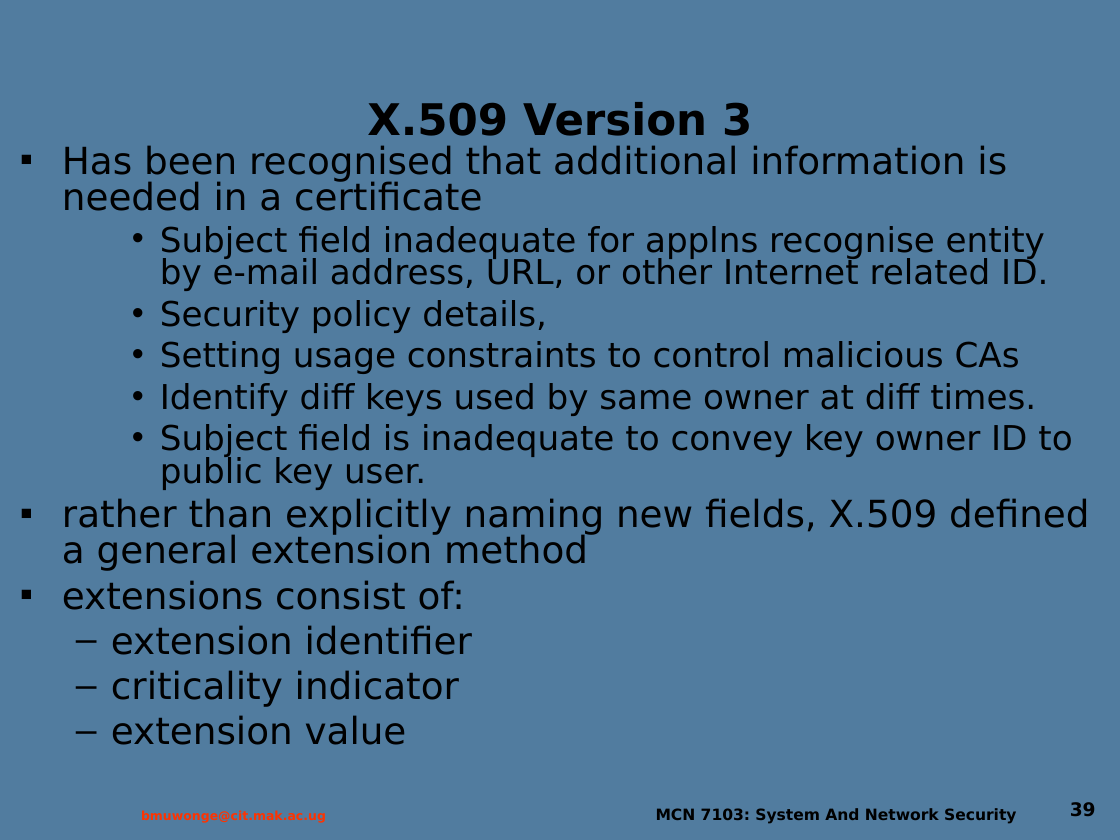
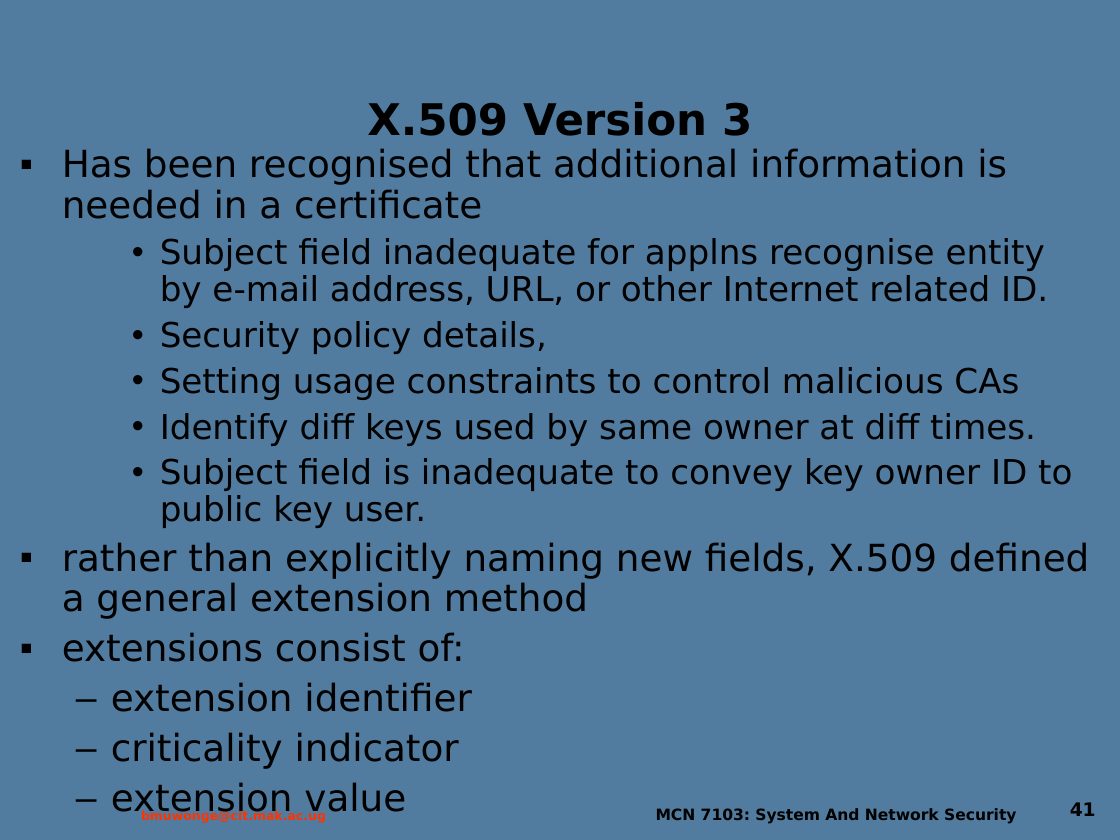
Before and after one commit to Dihfahsih1/Masters-Software-Engineering, a slide deck: slide 41 of yr-sem1/System and Network Security/Lecture_5.ppt (slide 39 before the commit). Drawn at 1120x840 pixels with LibreOffice and Linux fonts; fonts in the diff are those of the drawing; background and template pictures are left out. Boxes give left, top, right and bottom in pixels: in the first picture for what was removed or moved away, otherwise in the second. Text is boxed around its words. In the diff, an @@ line names an element or a change of style, - is before the commit and + after.

```diff
--- a/yr-sem1/System and Network Security/Lecture_5.ppt
+++ b/yr-sem1/System and Network Security/Lecture_5.ppt
@@ text "Has been recognised that additional ..." at <box>62,148,1089,769</box>: line spacing 0.8 to 0.9 @@
@@ page number at <box>1070,802,1096,816</box>: text changed @@
-39
+41
```
Also in this commit, not shown: 8 other slides changed, 2 slides added, 8 other files.
